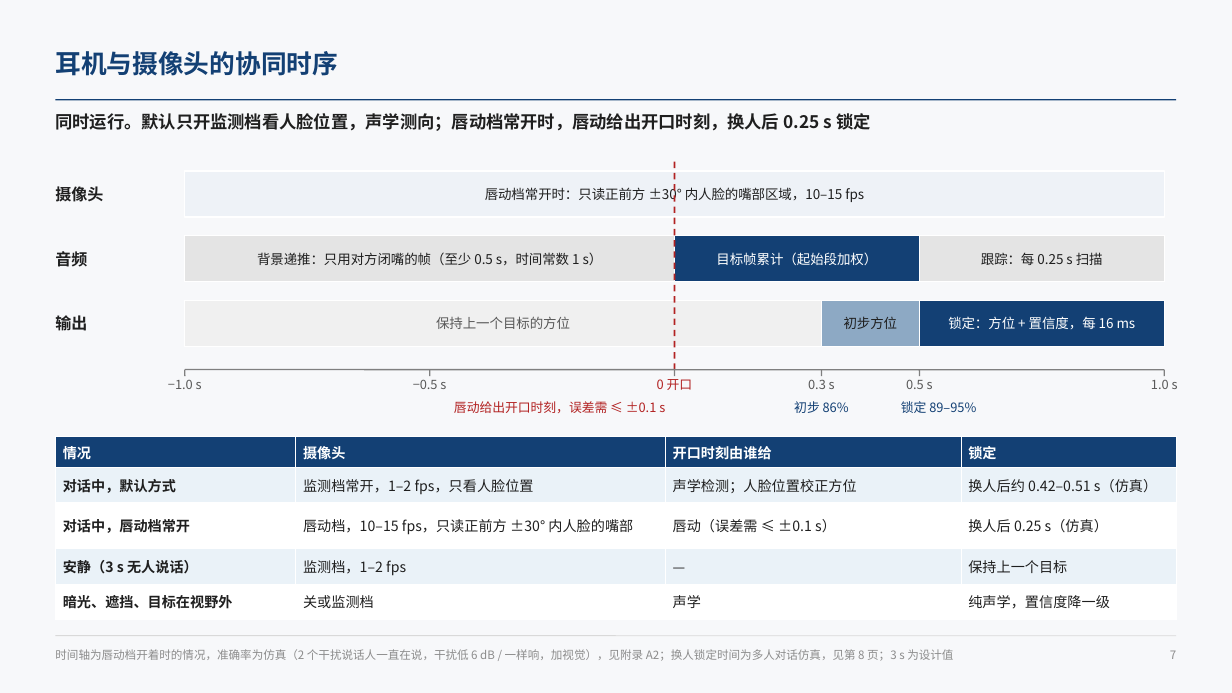
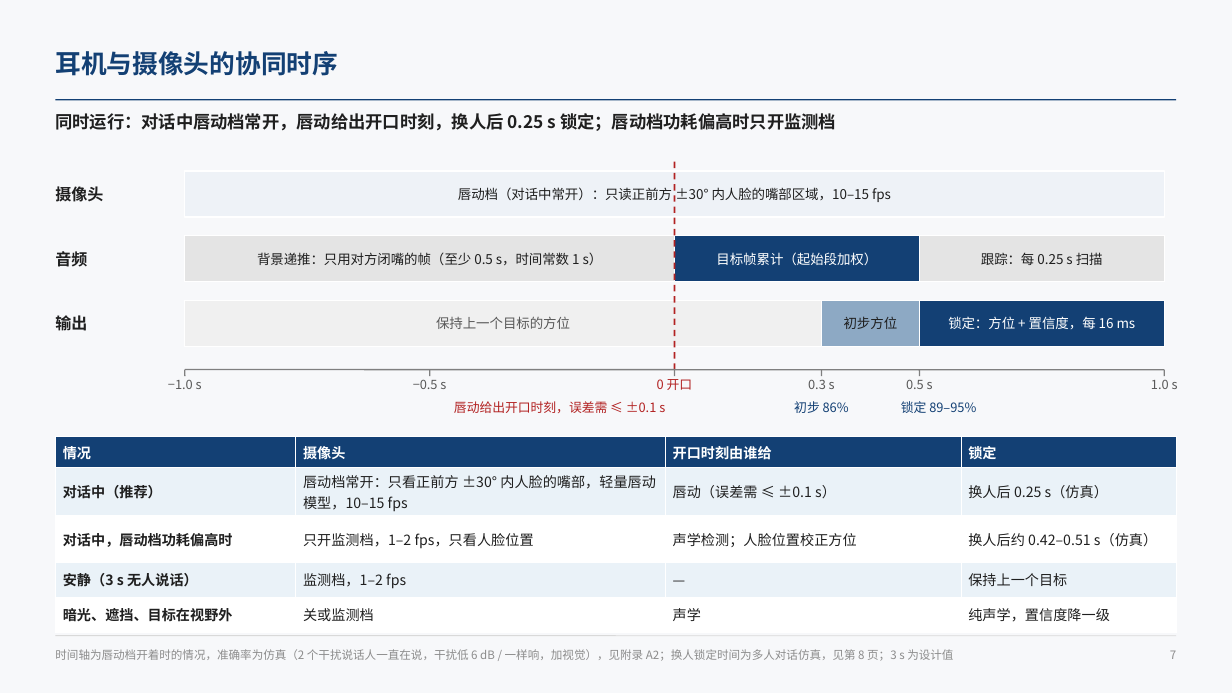
Before and after one commit to ZeroFoxxi/ssl-scene1, a slide deck: slide 7 of 02_耳机声源定位/耳机摄像头听觉辅助_整体设计方案.pptx. Drawn at 1232x693 pixels with LibreOffice and Linux fonts; fonts in the diff are those of the drawing. Boxes give left, top, right and bottom in pixels: in the first picture for what was removed or moved away, otherwise in the second. Text is boxed around its words. In the diff, an @@ line names an element or a change of style, - is before the commit and + after.

```diff
--- a/02_耳机声源定位/耳机摄像头听觉辅助_整体设计方案.pptx
+++ b/02_耳机声源定位/耳机摄像头听觉辅助_整体设计方案.pptx
@@ text at (55,113,836,131): text changed @@
-同时运行。默认只开监测档看人脸位置，声学测向；唇动档常开时，唇动给出开口时刻，换人后 0.25 s 锁定
+同时运行：对话中唇动档常开，唇动给出开口时刻，换人后 0.25 s 锁定；唇动档功耗偏高时只开监测档
@@ text at (458,185,891,202): text changed @@
-唇动档常开时：只读正前方 ±30° 内人脸的嘴部区域，10–15 fps
+唇动档（对话中常开）：只读正前方 ±30° 内人脸的嘴部区域，10–15 fps
@@ table at (55,436,1177,626) @@
-row 2: 对话中，默认方式 | 监测档常开，1–2 fps，只看人脸位置 | 声学检测；人脸位置校正方位 | 换人后约 0.42–0.51 s（仿真）
+row 2: 对话中（推荐） | 唇动档常开：只看正前方 ±30° 内人脸的嘴部，轻量唇动模型，10–15 fps | 唇动（误差需 ≤ ±0.1 s） | 换人后 0.25 s（仿真）
-row 3: 对话中，唇动档常开 | 唇动档，10–15 fps，只读正前方 ±30° 内人脸的嘴部 | 唇动（误差需 ≤ ±0.1 s） | 换人后 0.25 s（仿真）
+row 3: 对话中，唇动档功耗偏高时 | 只开监测档，1–2 fps，只看人脸位置 | 声学检测；人脸位置校正方位 | 换人后约 0.42–0.51 s（仿真）
```
Also in this commit, not shown: 9 other slides changed, 8 other files.
